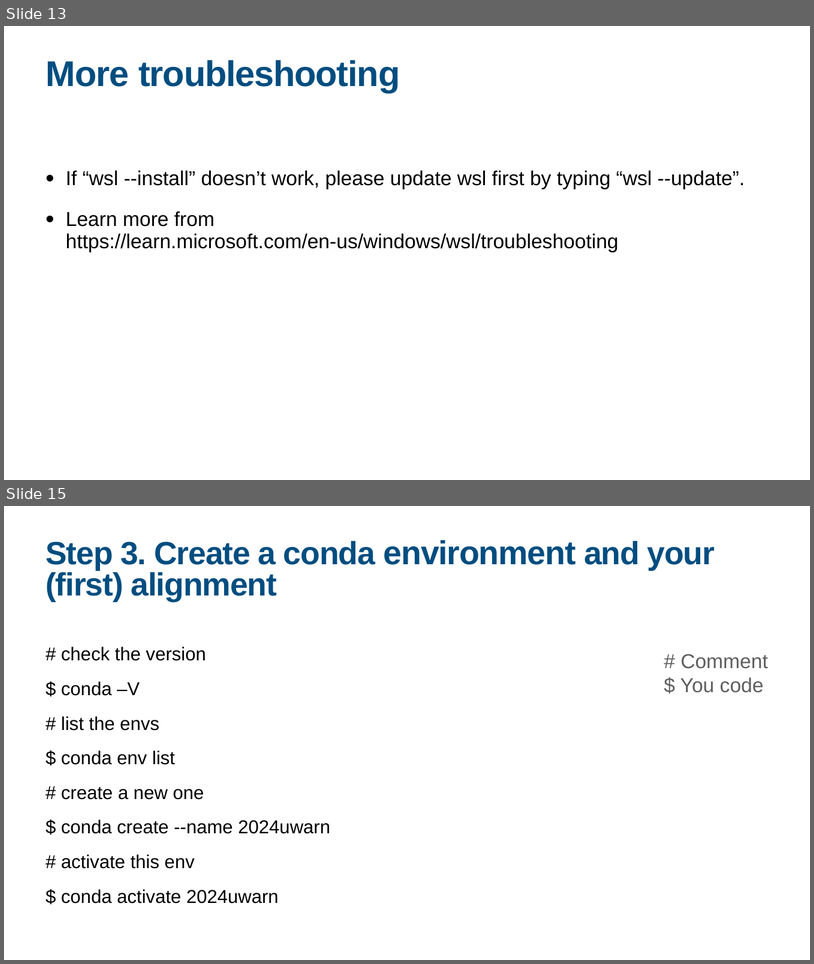
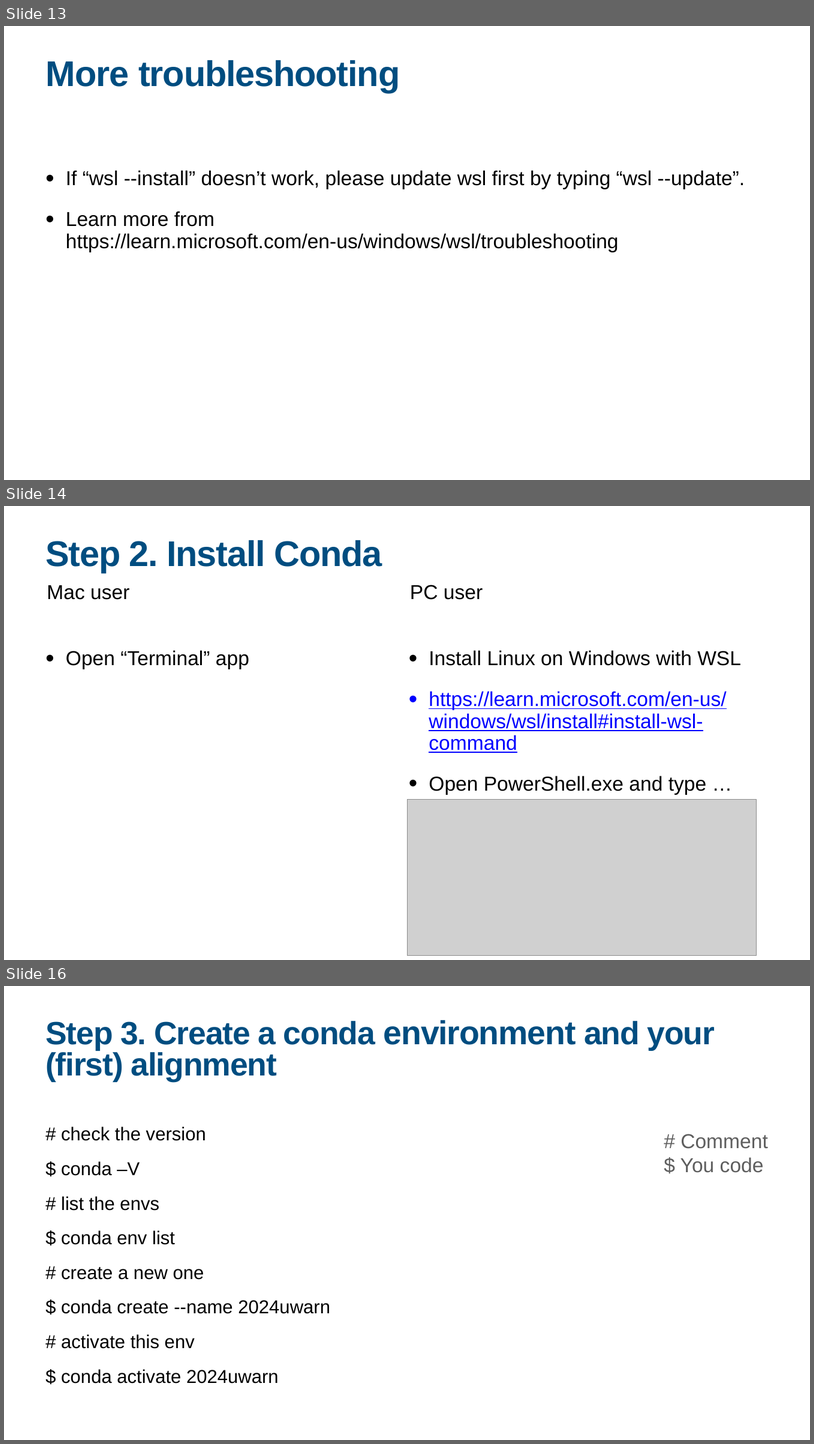
Before and after one commit to yngong/2024-UWARN-TW-Workshop, a slide deck: day1/workshop_intro.pptx. Shown one above the other, each under a label of ours: slides 13 and 15 before the commit, slides 13, 14 and 16 after it; the slides between them are not shown. The pictures are 814x964 and 814x1444 pixels, drawn with LibreOffice and Linux fonts; fonts in the diff are those of the drawing; grey boxes stand for pictures. Boxes give left, top, right and bottom in pixels: in the first picture for what was removed or moved away, otherwise in the second. Text is boxed around its words. In the diff, an @@ line names an element or a change of style, - is before the commit and + after.

```diff
--- a/day1/workshop_intro.pptx
+++ b/day1/workshop_intro.pptx
@@ slide 14 added at [4, 506, 810, 960], background #FFFFFF @@
@@ title added at [45, 540, 382, 573], 85 pt, text #004D80, bold @@
+Step 2. Install Conda
@@ text added at [47, 585, 129, 600], 48 pt, text #000000 @@
+Mac user
@@ text added at [410, 585, 483, 600], 48 pt, text #000000 @@
+PC user
@@ text added at [66, 650, 249, 669], 48 pt, text #000000 @@
+• Open “Terminal” app
@@ text added at [429, 650, 741, 794], 48 pt, text #0000FF, underline @@
+• Install Linux on Windows with WSL
+• https://learn.microsoft.com/en-us/windows/wsl/install#install-wsl-command
+• Open PowerShell.exe and type …
@@ picture added at [407, 799, 756, 955] @@
@@ what was slide 15 is now slide 16 @@
```
Also in this commit, not shown: 2 slides changed, 9 other files.
